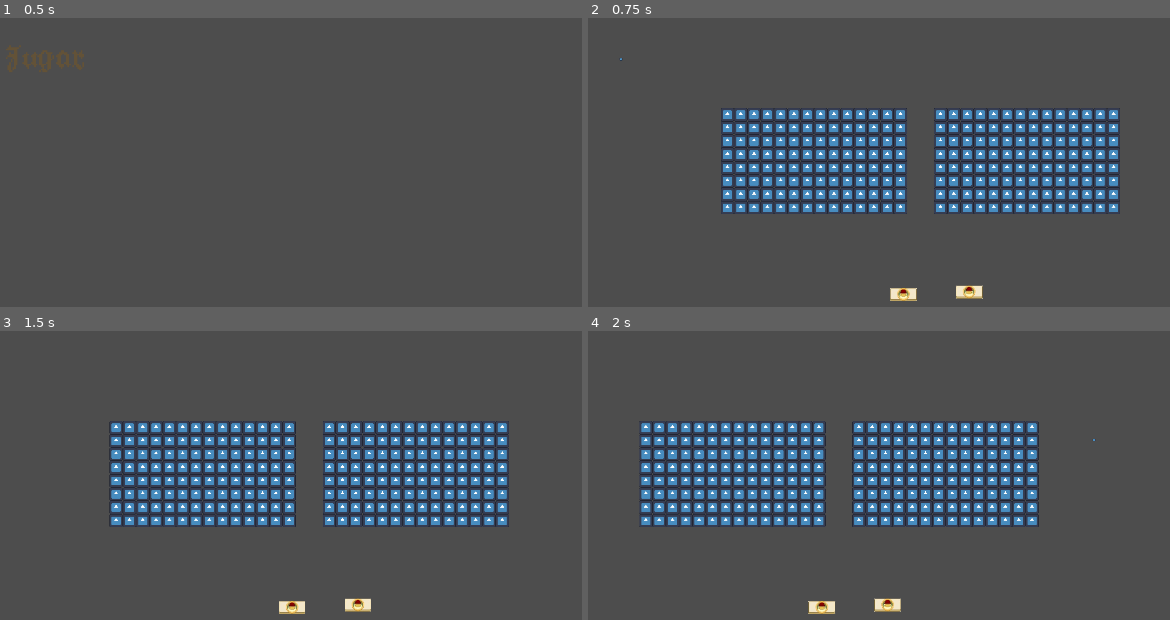
Above: before the commit, frames 1-4 (two rows, left to right).
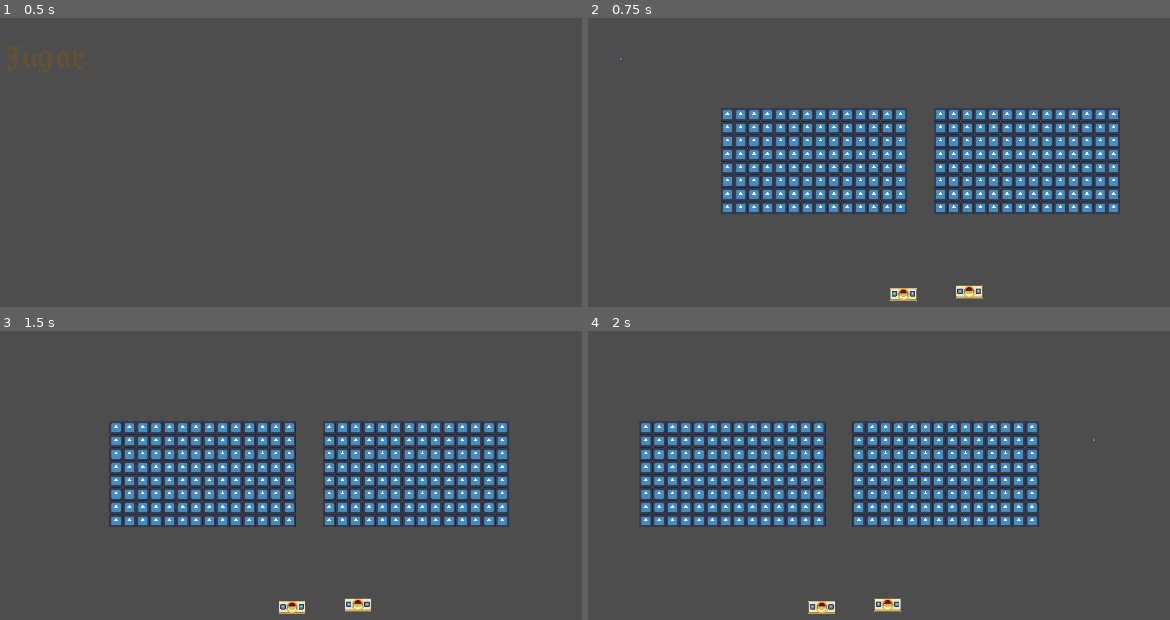
Above: after the commit, the same moments.

Repository: FrampthDev/JamOn
Game: Godot game, scene res://Scenes/start_scene.tscn
Same seed, same stepped clock (60 frames per second), same inputs: the game is played once before the commit and once after it. The engine's default icon, where the game draws it, is replaced by a stand-in: a white triangle on a blue panel in a dark square.
Inputs (mouse positions are in pixels of both pictures, inside the frame that each line leads up to):
- Up to frame 1 (0.5 s): no input
- Up to frame 2 (0.75 s): click "Jugar" at 0.5 s
- Up to frame 3 (1.5 s): tap Enter at 1.25 s; move the mouse to (506, 440) at 1.27 s; press the mouse at (506, 440) at 1.28 s; hold Right (Right) from 1.28 s (still down)
- Up to frame 4 (2 s): keep holding Right (Right)

Frame 1 is identical in both runs. In frame 2, less than 0.1% of the frame differs, in the area x 52-68%, y 93-97%; in frame 3, less than 0.1%; in frame 4, less than 0.1%, in the area x 38-54%, y 93-97%.

Commit message:
Imágenes genes

Diff:
--- a/Scenes/GameManager.tscn
+++ b/Scenes/GameManager.tscn
@@ -1,9 +1,9 @@
 [gd_scene load_steps=5 format=3 uid="uid://dw6ghfvpdfvef"]
 
 [ext_resource type="Script" uid="uid://clm707abuqd68" path="res://Scripts/game_manager.gd" id="1_m2tc1"]
-[ext_resource type="Script" uid="uid://dnv10a8wemmg" path="res://Scenes/position_array.gd" id="2_b7dir"]
+[ext_resource type="Script" uid="uid://dnv10a8wemmg" path="res://Scripts/position_array.gd" id="2_b7dir"]
 [ext_resource type="Script" uid="uid://cyjrw3m64thn2" path="res://Scripts/name_generator.gd" id="2_bwyv8"]
-[ext_resource type="Script" uid="uid://dwneolymwhkys" path="res://Scenes/game_logic.gd" id="4_mmuqr"]
+[ext_resource type="Script" uid="uid://dwneolymwhkys" path="res://Scripts/game_logic.gd" id="4_mmuqr"]
 
 [node name="GameManager" type="Node2D"]
 script = ExtResource("1_m2tc1")
--- /dev/null
+++ b/Scenes/GensScripts.gd
@@ -0,0 +1,42 @@
+extends Node2D
+
+var OriginalPiece :Node2D
+var rightGenSprite :Sprite2D
+var leftGenSprite :Sprite2D
+
+@export var genA :Texture2D
+@export var genB :Texture2D
+@export var genC :Texture2D
+@export var genD :Texture2D
+@export var genE :Texture2D
+@export var genF :Texture2D
+@export var genG :Texture2D
+@export var genH :Texture2D
+
+
+func _ready() -> void:
+	rightGenSprite = $LeftGen/LeftSprite2D
+	leftGenSprite = $RightGen/RightSprite2D
+	OriginalPiece = $".."
+
+	print(OriginalPiece.leftGen.id)
+	print(OriginalPiece.rightGen.id)
+
+	match OriginalPiece.leftGen.id:
+		"A": leftGenSprite.texture = genA
+		"B": leftGenSprite.texture = genB
+		"C": leftGenSprite.texture = genC
+		"D": leftGenSprite.texture = genD
+		"E": leftGenSprite.texture = genE
+		"F": leftGenSprite.texture = genF
+		"G": leftGenSprite.texture = genG
+		"H": leftGenSprite.texture = genH
+	match OriginalPiece.rightGen.id:
+		"A": rightGenSprite.texture = genA
+		"B": rightGenSprite.texture = genB
+		"C": rightGenSprite.texture = genC
+		"D": rightGenSprite.texture = genD
+		"E": rightGenSprite.texture = genE
+		"F": rightGenSprite.texture = genF
+		"G": rightGenSprite.texture = genG
+		"H": rightGenSprite.texture = genH
--- a/Scenes/piece.tscn
+++ b/Scenes/piece.tscn
@@ -1,8 +1,10 @@
-[gd_scene load_steps=7 format=3 uid="uid://r0qh1ukuc7kk"]
+[gd_scene load_steps=9 format=3 uid="uid://r0qh1ukuc7kk"]
 
 [ext_resource type="Script" uid="uid://dgas46lyqf363" path="res://Scripts/piece.gd" id="1_y70yu"]
 [ext_resource type="FontFile" uid="uid://bjlb2eitrxrrv" path="res://EXEPixelPerfect.ttf" id="2_l2hco"]
 [ext_resource type="Texture2D" uid="uid://cpl8ovjawqc4f" path="res://Sprites/WhatsApp Image 2025-03-15 at 12.55.26.jpeg" id="2_y70yu"]
+[ext_resource type="Texture2D" uid="uid://bdg44smqo5mdw" path="res://Sprites/icon.svg" id="4_66160"]
+[ext_resource type="Script" uid="uid://dl0m5ncckxw5l" path="res://Scenes/GensScripts.gd" id="4_xe4ox"]
 
 [sub_resource type="RectangleShape2D" id="RectangleShape2D_y70yu"]
 size = Vector2(63.5, 32)
@@ -48,5 +50,43 @@
 [node name="Icon" type="Sprite2D" parent="."]
 texture = ExtResource("2_y70yu")
 
+[node name="Gens" type="Node2D" parent="."]
+position = Vector2(-27, -14)
+script = ExtResource("4_xe4ox")
+genA = ExtResource("4_66160")
+genB = ExtResource("4_66160")
+genC = ExtResource("4_66160")
+genD = ExtResource("4_66160")
+genE = ExtResource("4_66160")
+genF = ExtResource("4_66160")
+genG = ExtResource("4_66160")
+genH = ExtResource("4_66160")
+
+[node name="LeftGen" type="Node2D" parent="Gens"]
+position = Vector2(49, 12)
+
+[node name="LeftSprite2D" type="Sprite2D" parent="Gens/LeftGen"]
+scale = Vector2(0.0976563, 0.0976563)
+
+[node name="leftLabel" type="Label" parent="Gens/LeftGen"]
+offset_left = -5.0
+offset_top = -12.0
+offset_right = 35.0
+offset_bottom = 11.0
+theme_override_colors/font_color = Color(0, 0, 0, 1)
+
+[node name="RightGen" type="Node2D" parent="Gens"]
+position = Vector2(5, 12)
+
+[node name="RightSprite2D" type="Sprite2D" parent="Gens/RightGen"]
+scale = Vector2(0.0976563, 0.0976563)
+
+[node name="rightLabel" type="Label" parent="Gens/RightGen"]
+offset_left = -5.0
+offset_top = -12.0
+offset_right = 35.0
+offset_bottom = 11.0
+theme_override_colors/font_color = Color(0, 0, 0, 1)
+
 [connection signal="area_entered" from="AreaPickUp" to="." method="_on_area_2d_area_entered"]
 [connection signal="area_exited" from="AreaPickUp" to="." method="_on_area_2d_area_exited"]
--- a/Scenes/game_logic.gd
+++ b/Scripts/game_logic.gd
@@ -8,14 +8,13 @@
 	PositionArray = $"../PositionArray".Positions
 	PositionCont = $"../PositionArray".cont
 
-	NewPiece(gen.new(),gen.new())
-	NewPiece(gen.new(),gen.new())
-	NewPiece(gen.new(),gen.new())
-	NewPiece(gen.new(),gen.new())
+	#NewPiece(gen.new(),gen.new())
+	#NewPiece(gen.new(),gen.new())
+	#NewPiece(gen.new(),gen.new())
+	#NewPiece(gen.new(),gen.new())
 
 	#NewPiece()
 	#NewPiece()
-
 
 func NewPiece(a:gen,b:gen):
 	PositionCont += 1
--- a/Scripts/piece.gd
+++ b/Scripts/piece.gd
@@ -40,9 +40,14 @@
 	if area.name == "AreaMouse":
 		$AreaPickUp/Label.visible = false
 		SignalManager.PieceExit.emit(self)
-
+func _init() -> void:
+	leftGen = gen.new()
+	rightGen = gen.new()
+	leftGen.Constructor("A",[],Vector2i(10,10))
+	rightGen.Constructor("B",[],Vector2i(11,10))
 
 func _ready() -> void:
+
 
 	assign_name_and_img()
 
Not shown, added: Scenes/GensScripts.gd.uid
Renamed: Scenes/game_logic.gd.uid -> Scripts/game_logic.gd.uid
Renamed: Scenes/position_array.gd -> Scripts/position_array.gd
Renamed: Scenes/position_array.gd.uid -> Scripts/position_array.gd.uid
